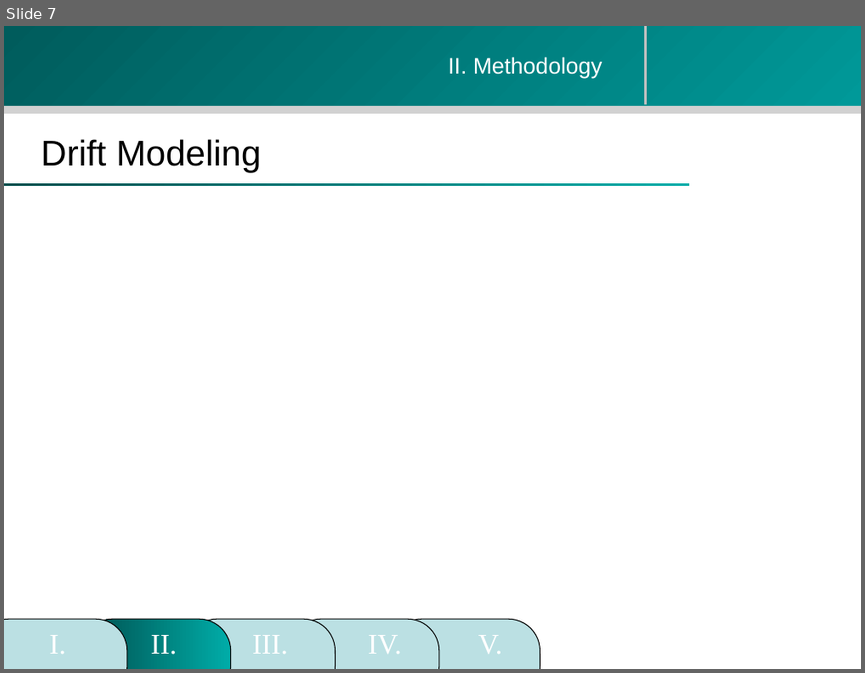
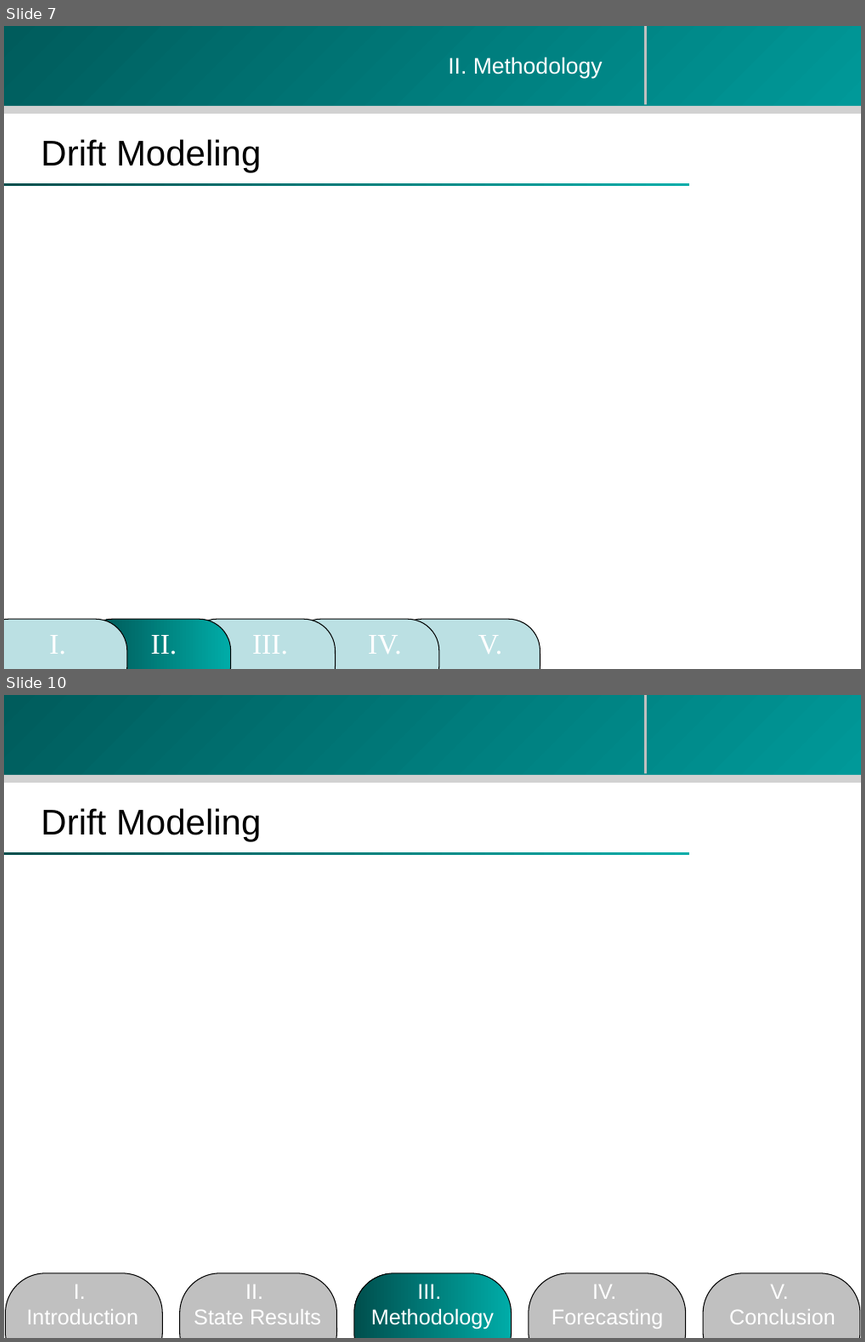
Before and after one commit to zhouzhenghui/svnrepository, a slide deck: SVNRepository/M.Eng Final Presentation-take2.ppt. Shown one above the other, each under a label of ours: slide 7 before the commit, slides 7 and 10 after it; the slides between them are not shown. The pictures are 865x673 and 865x1342 pixels, drawn with LibreOffice and Linux fonts; fonts in the diff are those of the drawing; background and template pictures are left out. Boxes give left, top, right and bottom in pixels: in the first picture for what was removed or moved away, otherwise in the second. Text is boxed around its words. In the diff, an @@ line names an element or a change of style, - is before the commit and + after.

```diff
--- a/SVNRepository/M.Eng Final Presentation-take2.ppt
+++ b/SVNRepository/M.Eng Final Presentation-take2.ppt
@@ slide 10 added at (x1=4, y1=695, x2=861, y2=1338), background #FFFFFF; not listed: 4 template elements that a slide beside it also shows @@
@@ text added at (x1=41, y1=808, x2=261, y2=842), 30 pt, text #000000 @@
+Drift Modeling
@@ rounded rectangle added at (x1=6, y1=1272, x2=162, y2=1338), fill #C0C0C0, outline #000000 0.74 pt @@
@@ rounded rectangle added at (x1=180, y1=1272, x2=336, y2=1338), fill #C0C0C0, outline #000000 0.74 pt @@
@@ rounded rectangle added at (x1=354, y1=1272, x2=511, y2=1338), fill gradient #00ACA8 to #004F4D, outline #000000 0.74 pt @@
@@ rounded rectangle added at (x1=528, y1=1272, x2=685, y2=1338), fill #C0C0C0, outline #000000 0.74 pt @@
@@ rounded rectangle added at (x1=704, y1=1272, x2=860, y2=1338), fill #C0C0C0, outline #000000 0.74 pt @@
@@ text added at (x1=27, y1=1284, x2=139, y2=1324), 18 pt, text #FFFFFF @@
+I.
+Introduction
@@ text added at (x1=194, y1=1284, x2=321, y2=1324), 18 pt, text #FFFFFF @@
+II.
+State Results
@@ text added at (x1=371, y1=1283, x2=494, y2=1329), 18 pt, text #FFFFFF @@
+III.
+Methodology
@@ text added at (x1=551, y1=1284, x2=664, y2=1328), 18 pt, text #FFFFFF @@
+IV.
+Forecasting
@@ text added at (x1=729, y1=1284, x2=835, y2=1324), 18 pt, text #FFFFFF @@
+V.
+Conclusion
```
Also in this commit, not shown: 1 slide changed, 1 other slide added.
